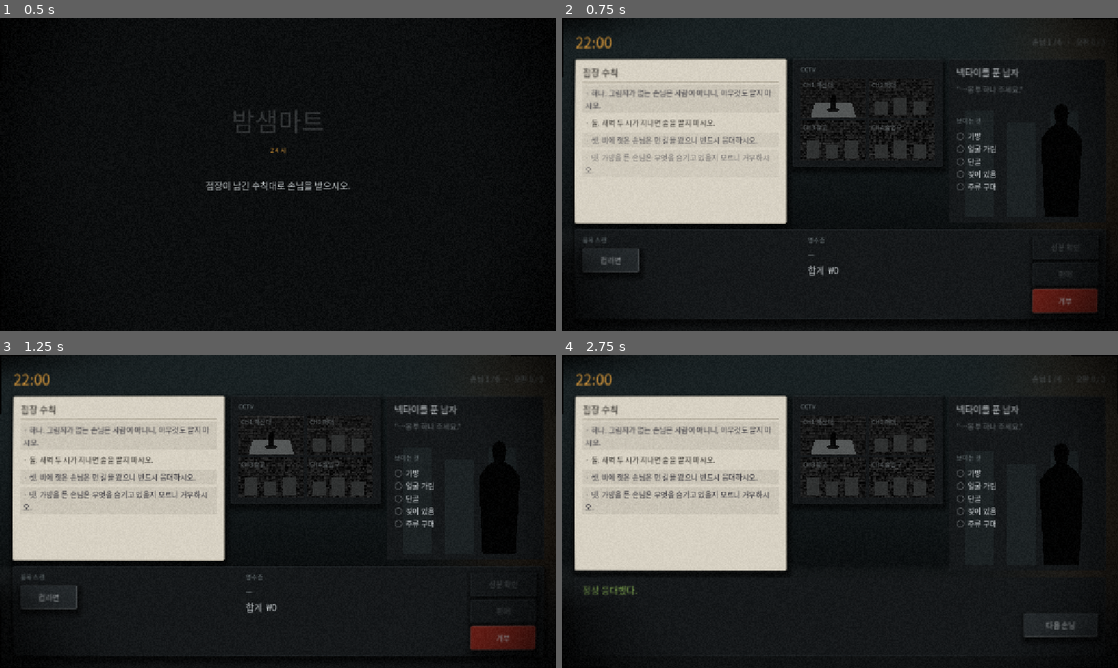
Above: before the commit, frames 1-4 (two rows, left to right).
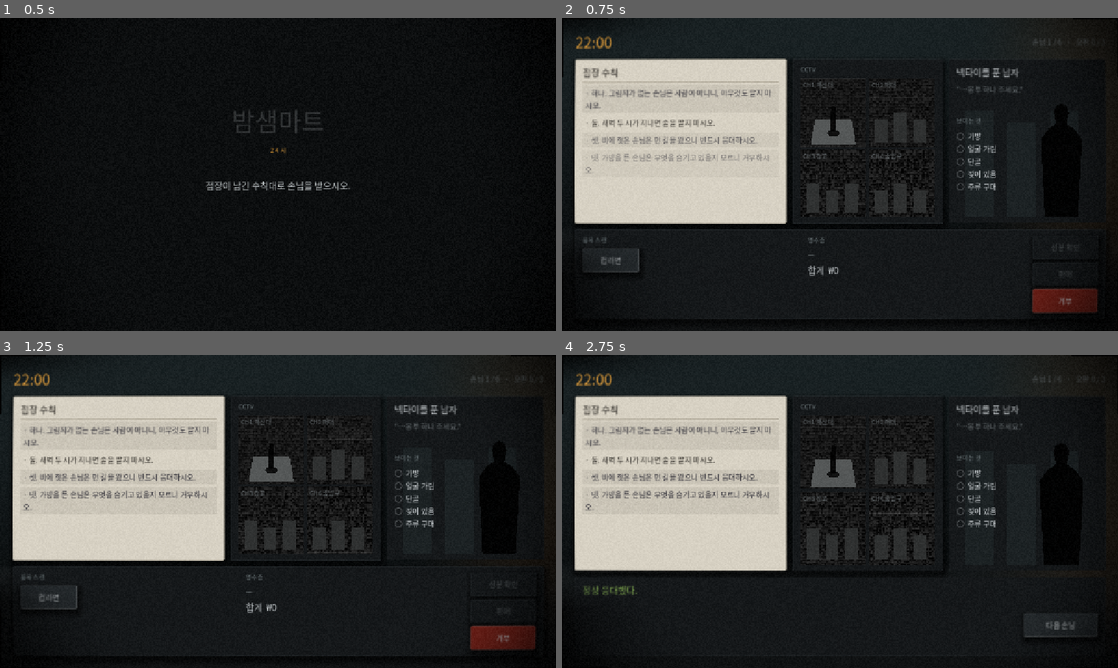
Above: after the commit, the same moments.

Repository: tjgksmf1012/GameProject1
Game: Godot game, scene res://main/title_screen.tscn
Same seed, same stepped clock (60 frames per second), same inputs: the game is played once before the commit and once after it.
Inputs (mouse positions are in pixels of both pictures, inside the frame that each line leads up to):
- Up to frame 1 (0.5 s): no input
- Up to frame 2 (0.75 s): tap Enter at 0.5 s; move the mouse to (962, 158) at 0.52 s; click (962, 158) at 0.67 s
- Up to frame 3 (1.25 s): tap Space at 0.77 s
- Up to frame 4 (2.75 s): click "컵라면" at 1.25 s; click "판매" at 2 s

Frame 1 is identical in both runs. In frame 2, 3.3% of the frame differs, in the area x 42-69%, y 19-66%; in frame 3, 3.3%; in frame 4, 3.6%, in the area x 42-67%, y 24-68%.

Commit message:
CCTV가 자기 자리를 다 쓰게 한다 — 죽은 공간 161px
CCTV 패널이 `SIZE_SHRINK_BEGIN`이라 243px에서 멈췄고 형제 패널은 404px였다.
**161px가 죽은 공간으로 남았다.** 화면에서 가장 큰 빈자리가 하필 증거 도구 아래였다 —
그림자는 카운터에서 눈으로 못 보고 이 모니터로만 확인된다(F-04).

그냥 늘리면 안 됐다. 채널 도형이 전부 152x92 절대 좌표로 박혀 있어서, 패널만 키우면
**조명 웅덩이는 원래 크기로 남고 사람만 그 밖에 서게 된다.** 그러면 「그림자가 없다」가
안 읽힌다. `customer_view.gd`가 예전에 같은 버그로 발이 잘린 적이 있다.

- 도형을 전부 `Node2D` 무대에 담고 그 노드만 늘린다. **설계 좌표는 그대로 둔다** —
  좌표를 하나씩 비율로 고치면 웅덩이·그림자·형상의 관계가 어긋나기 쉽고,
  그 관계가 곧 단서를 읽히게 하는 장치다
- 주사선·잡음 격자도 설계 크기가 아니라 **실제 크기**에서 역산한다.
  92px용 값을 175px 패널에 쓰면 주기가 7.6px가 되어 줄이 굵어지고 셀이 네모가 아니게 된다

화면으로 확인했다. 그림자 있는 손님은 발밑에 검은 타원이 있고, 없는 손님은
같은 웅덩이 위에 아무것도 없다. 커진 뒤에도 단서가 그대로 읽힌다.

검사 12,006개 통과 · 종이 탐침 통과 (편차 0.35%, 대비 4.00%) · 배치 검사 통과.

Co-Authored-By: Claude Opus 5 <noreply@anthropic.com>
Claude-Session: https://claude.ai/code/session_014F8DT8njh3GETXsoPzJ37U

Diff:
--- a/ui/cctv/cctv_channel.gd
+++ b/ui/cctv/cctv_channel.gd
@@ -27,6 +27,10 @@
 var _label_key: String = ""
 var _strings: Dictionary = {}
 var _screen: ColorRect = null
+## 도형을 전부 담는 무대. **설계 좌표(152x92)를 그대로 쓰고 이 노드만 늘린다.**
+## 좌표를 하나하나 비율로 고치면 조명 웅덩이·그림자·형상의 관계가 어긋나기 쉽고,
+## 그 관계가 곧 「그림자가 없다」를 읽히게 하는 장치다 (F-04).
+var _stage: Node2D = null
 var _figure: Polygon2D = null
 var _shadow: Polygon2D = null
 var _extra_shadow: Polygon2D = null
@@ -40,6 +44,7 @@
 	custom_minimum_size = Vector2(CHANNEL_WIDTH, CHANNEL_HEIGHT)
 	clip_contents = true
 	_build()
+	resized.connect(_fit_stage)
 
 
 func _build() -> void:
@@ -51,32 +56,50 @@
 	_screen.material = _make_material()
 	add_child(_screen)
 
+	_stage = Node2D.new()
+	_screen.add_child(_stage)
+
 	if _index == COUNTER_INDEX:
 		# 계산대 위에는 조명이 있다. 밝은 바닥이 있어야 **그림자가 없다는 사실**이 읽힌다.
 		# 어두운 바닥에 검은 그림자를 그리면 있으나 없으나 똑같아 보인다.
-		_screen.add_child(_make_floor())
+		_stage.add_child(_make_floor())
 	else:
 		for i in SHELF_COUNT:
-			_screen.add_child(_make_shelf(i))
+			_stage.add_child(_make_shelf(i))
 
 	_shadow = Polygon2D.new()
 	_shadow.color = Color(0.0, 0.0, 0.0, 0.82)
-	_screen.add_child(_shadow)
+	_stage.add_child(_shadow)
 
 	# 두 번째 그림자. 방향이 어긋나 있어야 "하나가 더 있다"로 읽힌다.
 	_extra_shadow = Polygon2D.new()
 	_extra_shadow.color = Color(0.0, 0.0, 0.0, 0.72)
-	_screen.add_child(_extra_shadow)
+	_stage.add_child(_extra_shadow)
 
 	_figure = Polygon2D.new()
 	_figure.color = Color(0.0, 0.0, 0.0, 0.9)
-	_screen.add_child(_figure)
+	_stage.add_child(_figure)
 
 	var tag := Palette.make_label(
 		str(_strings.get(_label_key, _label_key)), Palette.SIZE_SMALL, Palette.TEXT_DIM)
 	tag.autowrap_mode = TextServer.AUTOWRAP_OFF
 	tag.position = Vector2(6, 4)
 	add_child(tag)
+
+
+## 패널이 커지면 무대도 같이 커진다. **도형만 원래 크기로 남으면 조명 웅덩이 밖에
+## 사람이 서게 되고, 그 순간 「그림자가 없다」가 안 읽힌다.**
+func _fit_stage() -> void:
+	if _stage == null or size.x <= 0.0 or size.y <= 0.0:
+		return
+	_stage.scale = Vector2(size.x / CHANNEL_WIDTH, size.y / CHANNEL_HEIGHT)
+	# 주사선과 잡음은 **설계 크기가 아니라 실제 크기**에서 역산한다.
+	# 설계 크기로 굳혀두면 패널을 키우는 순간 주기가 같이 늘어나 줄이 굵어지고
+	# 잡음 셀이 네모가 아니게 된다 — 92px용 값을 175px 패널에 쓰면 주기가 7.6px다.
+	var material := _screen.material as ShaderMaterial
+	material.set_shader_parameter("scanline_count", 2.0 * size.y / SCANLINE_PITCH_PX)
+	material.set_shader_parameter("noise_cells", Vector2(
+		size.x / NOISE_CELL_PX, size.y / NOISE_CELL_PX))
 
 
 func _make_material() -> ShaderMaterial:
@@ -88,9 +111,7 @@
 	# 주사선은 네 채널이 **같아야** 한다. 예전에는 채널마다 줄 수를 달리해 구분했는데,
 	# 그 차이가 전부 앨리어싱이라 화면마다 다른 **밝기 얼룩**으로 나왔다.
 	# 구분은 잡음·롤링 속도로 낸다 — 그쪽은 정말로 채널마다 달라도 되는 것들이다.
-	material.set_shader_parameter("scanline_count", 2.0 * CHANNEL_HEIGHT / SCANLINE_PITCH_PX)
-	material.set_shader_parameter("noise_cells", Vector2(
-		CHANNEL_WIDTH / NOISE_CELL_PX, CHANNEL_HEIGHT / NOISE_CELL_PX))
+	# 실제 값은 `_fit_stage`가 패널 크기에서 다시 잡는다. 여기 것은 첫 프레임용이다.
 	material.set_shader_parameter("roll_speed", 0.08 + float(_index) * 0.05)
 	return material
 
--- a/ui/cctv/cctv_monitor.gd
+++ b/ui/cctv/cctv_monitor.gd
@@ -27,8 +27,10 @@
 
 func _init() -> void:
 	add_theme_stylebox_override("panel", Palette.panel_style(Palette.PANEL, Palette.PANEL_EDGE))
-	# 그리드가 세로로 늘어나면 채널이 찌그러진다. 내용 크기 그대로 둔다.
-	size_flags_vertical = Control.SIZE_SHRINK_BEGIN
+	# 세로를 채운다. 예전에는 SHRINK_BEGIN이라 패널이 243px에서 멈추고 형제는 404px여서
+	# **161px가 죽은 공간으로 남았다.** 화면에서 가장 큰 빈자리가 하필 증거 도구 아래였다.
+	# 채널 도형은 이제 패널 크기를 따라간다(cctv_channel.gd `_fit_stage`).
+	size_flags_vertical = Control.SIZE_EXPAND_FILL
 
 
 func set_strings(strings: Dictionary) -> void:
@@ -49,6 +51,7 @@
 	box.add_child(Palette.make_label(_t("ui.cctv_header"), Palette.SIZE_SMALL, Palette.SECTION))
 
 	_grid = GridContainer.new()
+	_grid.size_flags_vertical = Control.SIZE_EXPAND_FILL
 	_grid.columns = GRID_COLUMNS
 	_grid.add_theme_constant_override("h_separation", GRID_GAP)
 	_grid.add_theme_constant_override("v_separation", GRID_GAP)
@@ -56,6 +59,8 @@
 
 	for i in CHANNEL_KEYS.size():
 		var channel := CctvChannel.new()
+		channel.size_flags_vertical = Control.SIZE_EXPAND_FILL
+		channel.size_flags_horizontal = Control.SIZE_EXPAND_FILL
 		_grid.add_child(channel)
 		channel.setup(i, CHANNEL_KEYS[i], _strings)
 		_channels.append(channel)
